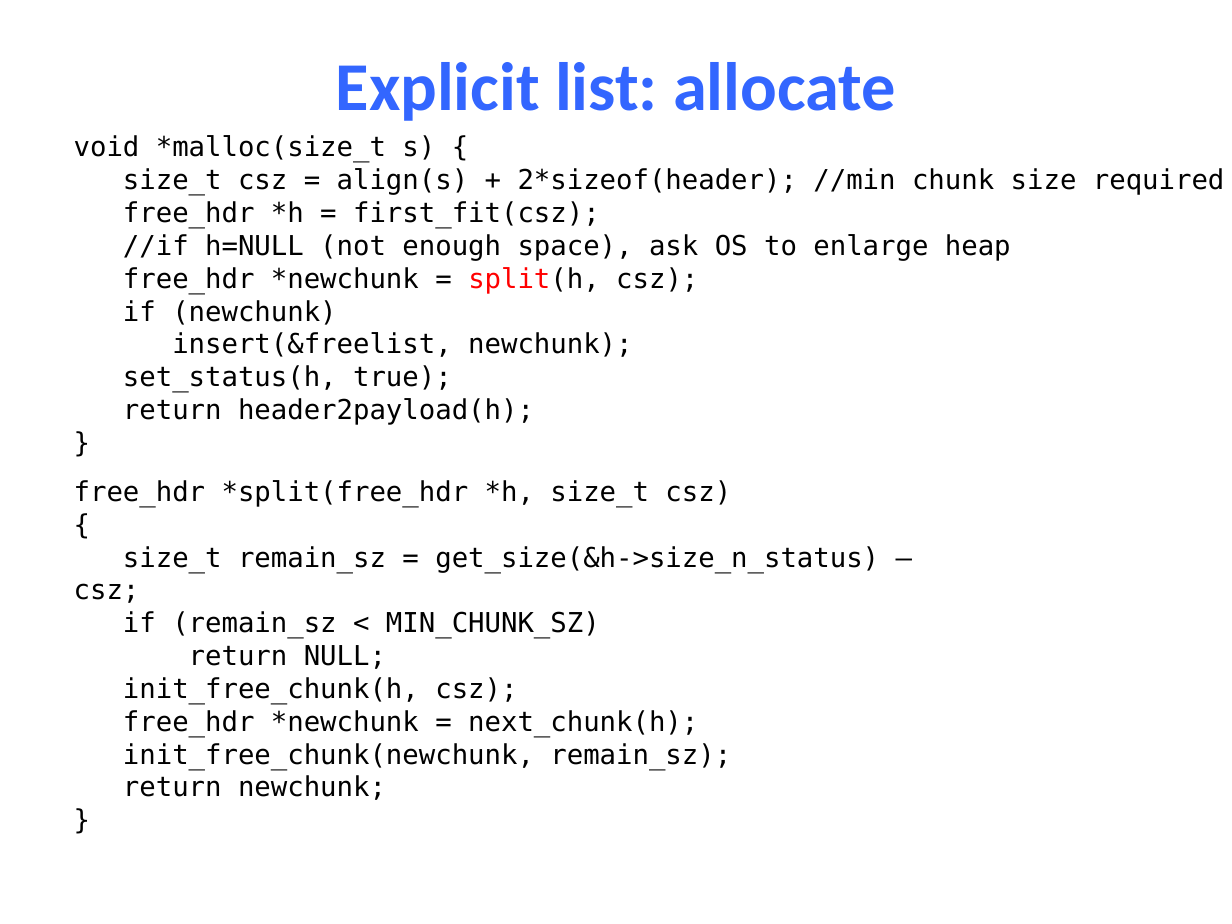
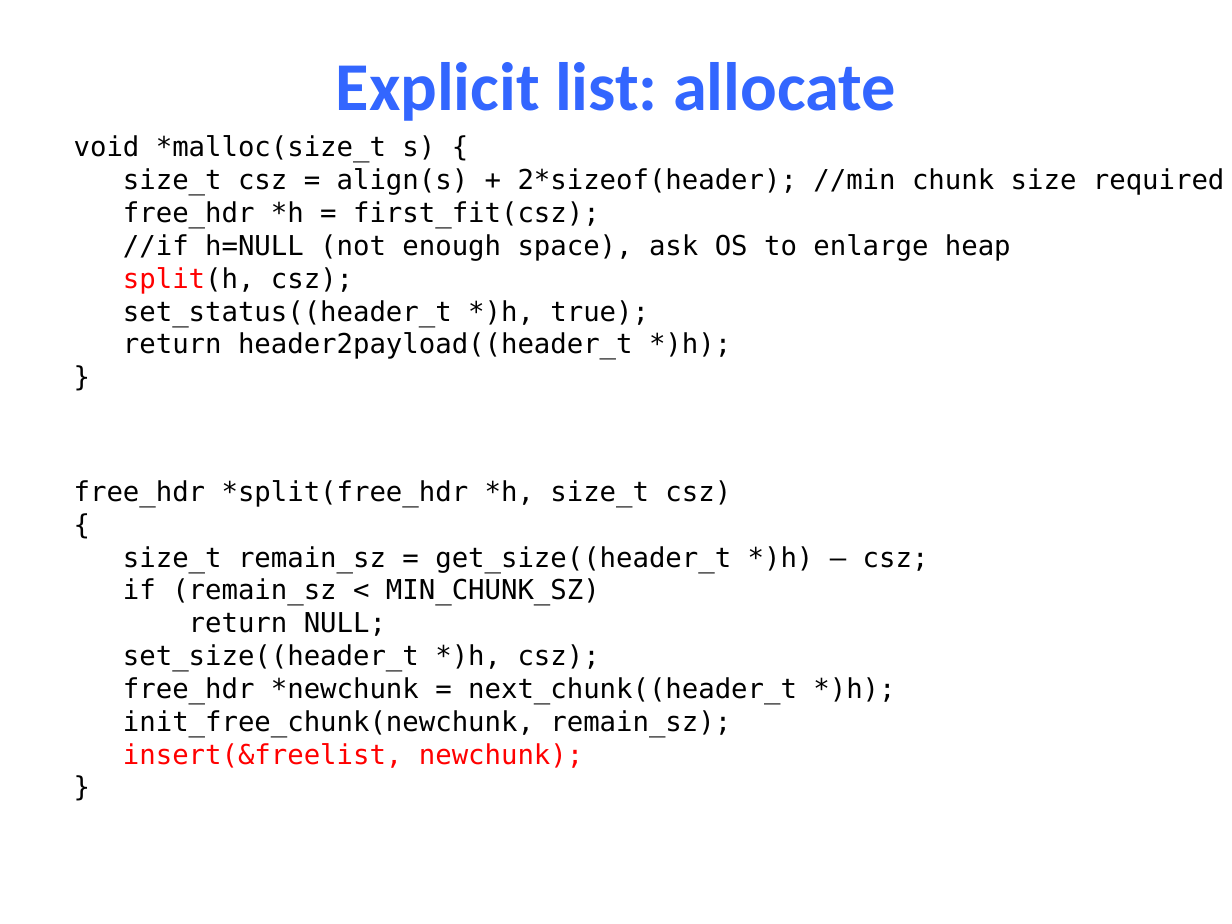
Before and after one commit to NYU-CSO/nyu-cso.github.io, a slide deck: slide 66 of notes/14-Dynamic_Allocator.pptx. Drawn at 1232x924 pixels with LibreOffice and Linux fonts; fonts in the diff are those of the drawing. Boxes give left, top, right and bottom in pixels: in the first picture for what was removed or moved away, otherwise in the second. Text is boxed around its words. In the diff, an @@ line names an element or a change of style, - is before the commit and + after.

```diff
--- a/notes/14-Dynamic_Allocator.pptx
+++ b/notes/14-Dynamic_Allocator.pptx
@@ text at (123, 267, 731, 359): text changed @@
-free_hdr *newchunk = split(h, csz);
-if (newchunk)
-insert(&freelist, newchunk);
-set_status(h, true);
-return header2payload(h);
+split(h, csz);
+set_status((header_t *)h, true);
+return header2payload((header_t *)h);
@@ text at (123, 546, 929, 573): text changed @@
-size_t remain_sz = get_size(&h->size_n_status) – csz;
+size_t remain_sz = get_size((header_t *)h) – csz;
@@ text at (123, 644, 895, 704): text changed @@
-init_free_chunk(h, csz);
-free_hdr *newchunk = next_chunk(h);
+set_size((header_t *)h, csz);
+free_hdr *newchunk = next_chunk((header_t *)h);
@@ text at (123, 743, 583, 768): text changed; text colour #000000 to #FF0000 @@
-return newchunk;
+insert(&freelist, newchunk);
```
Also in this commit, not shown: 7 other slides changed, 1 other file.
